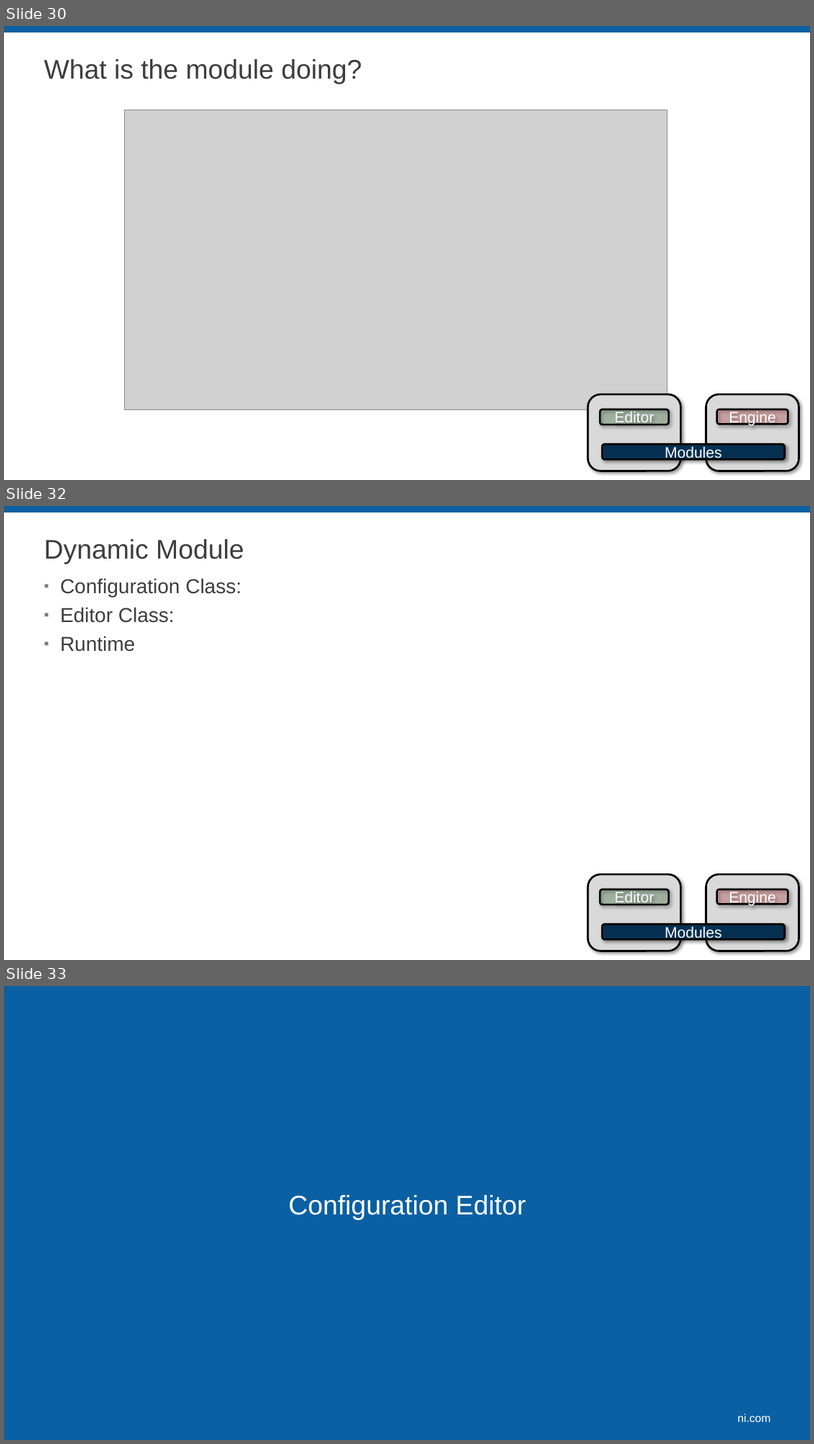
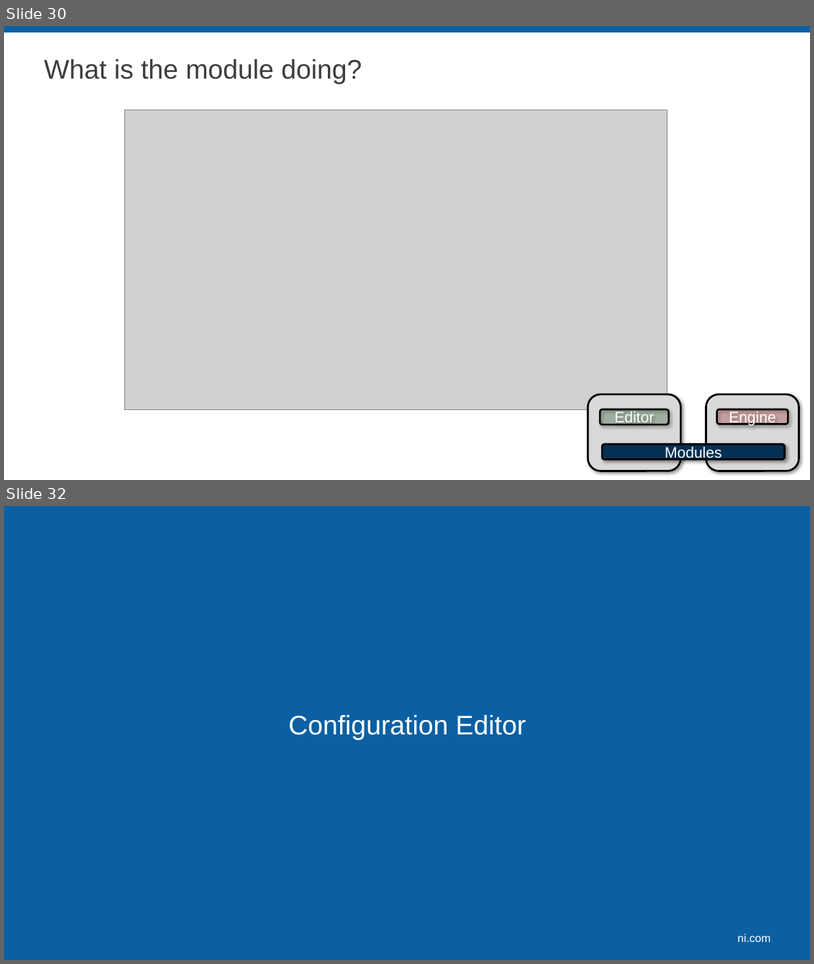
Before and after one commit to LabVIEW-DCAF/Documentation, a slide deck: Trunk/Getting Started Material/DCAF Training/3 DCAF Components.pptx. Shown one above the other, each under a label of ours: slides 30, 32 and 33 before the commit, slides 30 and 32 after it; the slides between them are not shown. The pictures are 814x1444 and 814x964 pixels, drawn with LibreOffice and Linux fonts; fonts in the diff are those of the drawing; grey boxes stand for pictures; background and template pictures are left out. Boxes give left, top, right and bottom in pixels: in the first picture for what was removed or moved away, otherwise in the second. Text is boxed around its words. In the diff, an @@ line names an element or a change of style, - is before the commit and + after.

Commit message:
Updated Static or Dynamic Slide. Using the one from those sections

```diff
--- a/Trunk/Getting Started Material/DCAF Training/3 DCAF Components.pptx
+++ b/Trunk/Getting Started Material/DCAF Training/3 DCAF Components.pptx
@@ slide 32 removed at (4, 506, 810, 960), background #FFFFFF; not listed: 1 template element that a slide beside it also shows @@
@@ title removed at (44, 539, 244, 564) @@
-Dynamic Module
@@ text removed at (60, 578, 242, 651) @@
-▪ Configuration Class:
-▪ Editor Class:
-▪ Runtime
@@ rounded rectangle removed at (589, 874, 682, 951) @@
@@ rounded rectangle removed at (600, 889, 669, 904) @@
-Editor
@@ rounded rectangle removed at (706, 874, 800, 951) @@
@@ rounded rectangle removed at (718, 889, 789, 903) @@
-Engine
@@ rounded rectangle removed at (602, 924, 785, 939) @@
-Modules
@@ what was slide 33 is now slide 32 @@
```
Also in this commit, not shown: 1 slide added, 1 other slide removed.
